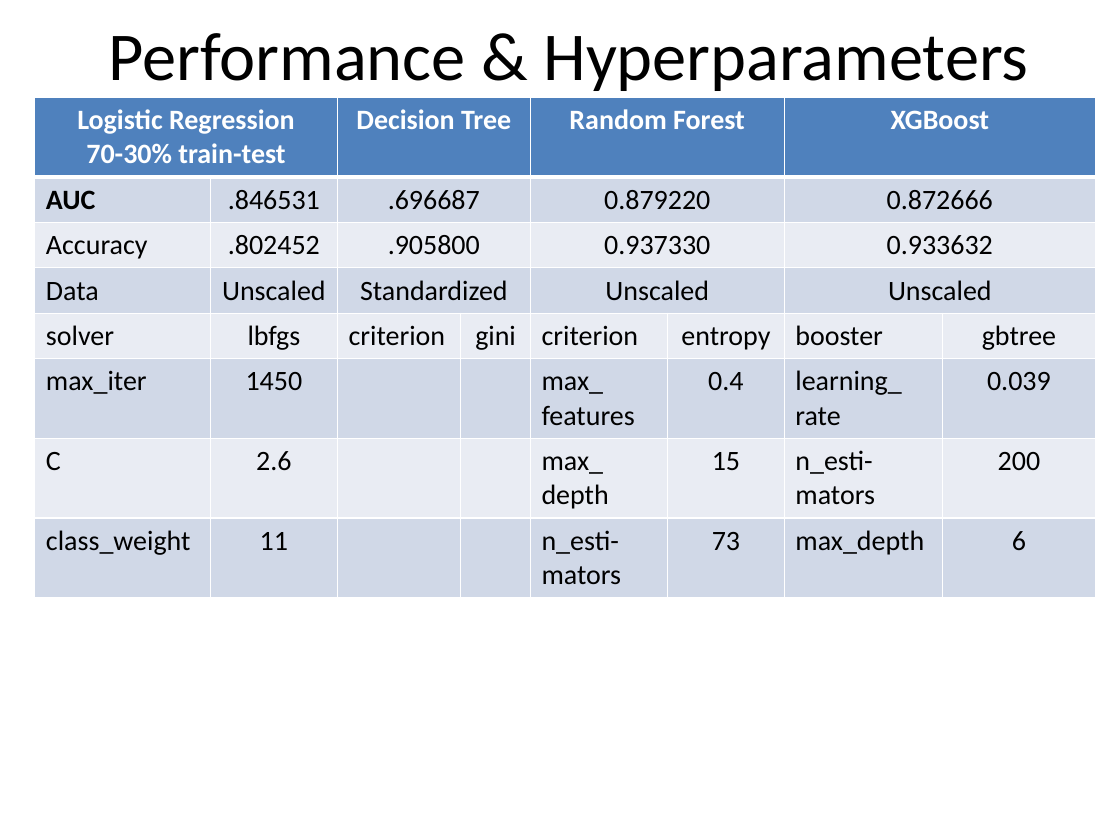
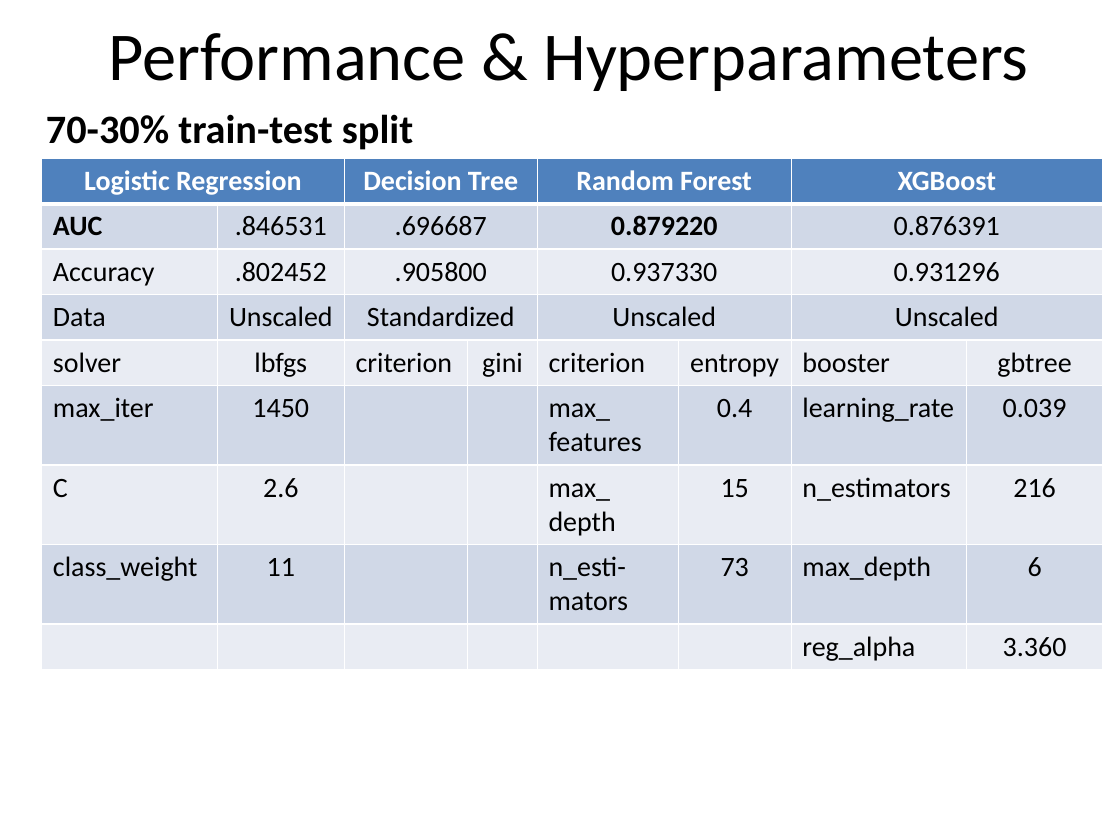
Before and after one commit to ysereda/Springboard, a slide deck: slide 8 of Capstone2_Customer_Churn.pptx (slide 7 before the commit). Drawn at 1120x840 pixels with LibreOffice and Linux fonts; fonts in the diff are those of the drawing. Boxes give left, top, right and bottom in pixels: in the first picture for what was removed or moved away, otherwise in the second. Text is boxed around its words. In the diff, an @@ line names an element or a change of style, - is before the commit and + after.

```diff
--- a/Capstone2_Customer_Churn.pptx
+++ b/Capstone2_Customer_Churn.pptx
@@ text added at (x1=46, y1=114, x2=413, y2=150), 25.9 pt, text #000000, bold @@
+70-30% train-test split
@@ table at (x1=41, y1=158, x2=1102, y2=665) @@
-row 1, column 1: Logistic Regression / 70-30% train-test
+row 1, column 1: Logistic Regression
-row 2, column 7: 0.872666
+row 2, column 7: 0.876391
-row 3, column 7: 0.933632
+row 3, column 7: 0.931296
-row 6, column 7: learning_ rate
+row 6, column 7: learning_rate
-row 7, column 7: n_esti-mators
+row 7, column 7: n_estimators
-row 7, column 8: 200
+row 7, column 8: 216
+row 9:  |  |  |  |  |  | reg_alpha | 3.360
@@ table resized from (x1=35, y1=97, x2=1095, y2=592) to (x1=41, y1=158, x2=1102, y2=665) @@
```
Also in this commit, not shown: 1 other slide changed, 2 slides added, 2 slides removed, 1 other file.
